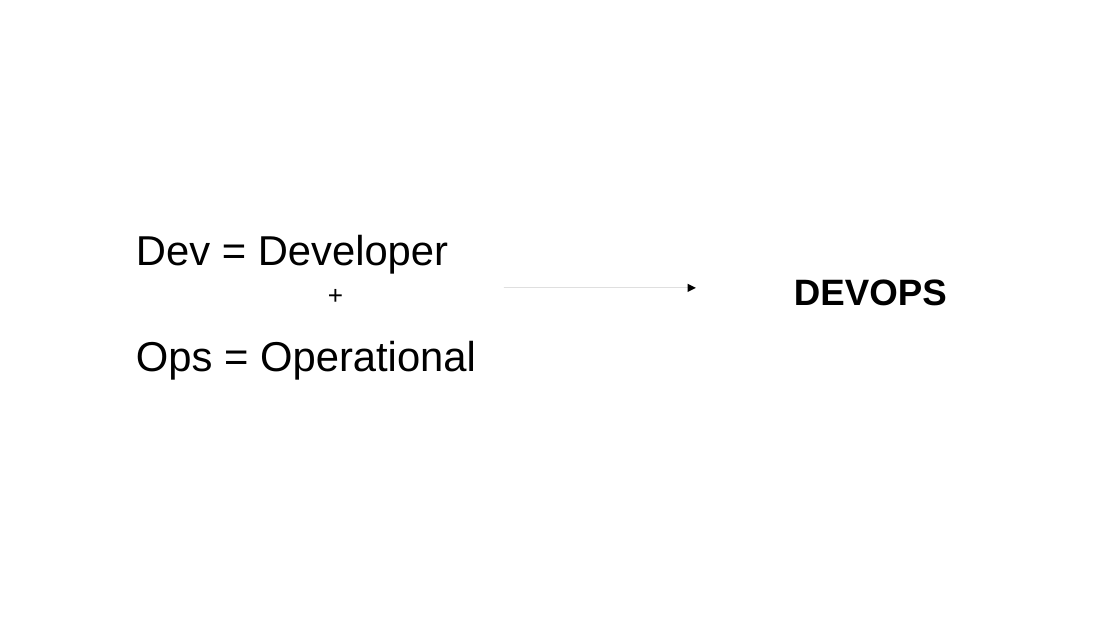
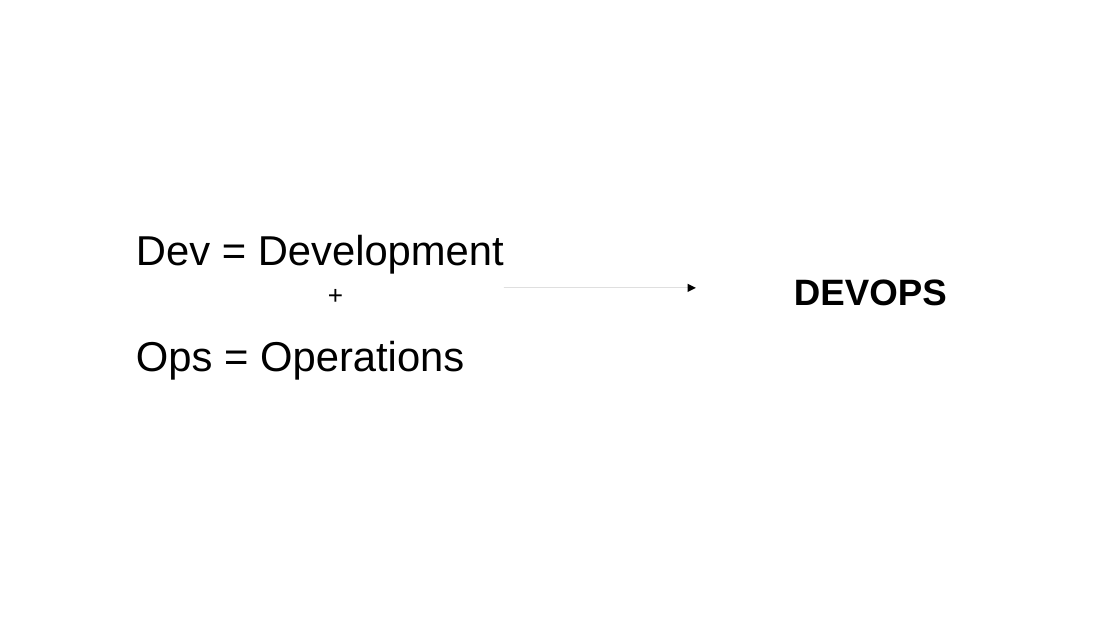
Before and after one commit to ramonesc3po/workshop-devops, a slide deck: slide 5 of files/workshop_devops.odp. Drawn at 1120x630 pixels with LibreOffice and Linux fonts; fonts in the diff are those of the drawing. Boxes give left, top, right and bottom in pixels: in the first picture for what was removed or moved away, otherwise in the second. Text is boxed around its words. In the diff, an @@ line names an element or a change of style, - is before the commit and + after.

```diff
--- a/files/workshop_devops.odp
+++ b/files/workshop_devops.odp
@@ text at (x1=136, y1=234, x2=504, y2=274): text changed @@
-Dev = Developer
+Dev = Development
@@ text at (x1=136, y1=340, x2=464, y2=379): text changed @@
-Ops = Operational
+Ops = Operations
```
Also in this commit, not shown: 5 other slides changed, 3 other files.
